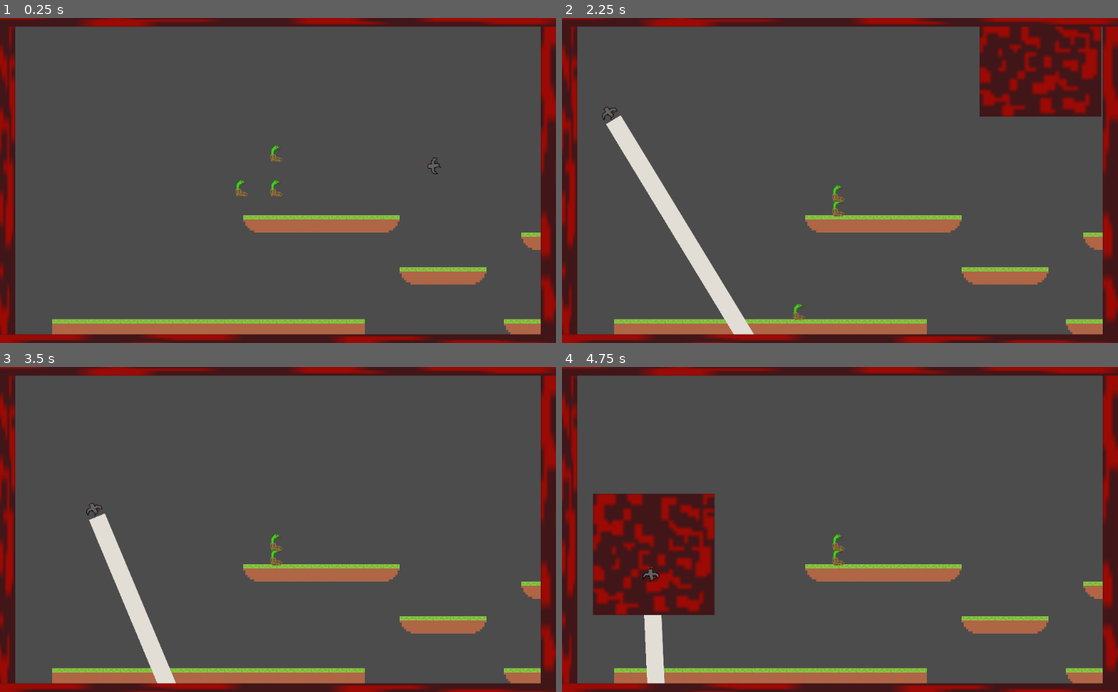
Above: before the commit, frames 1-4 (two rows, left to right).
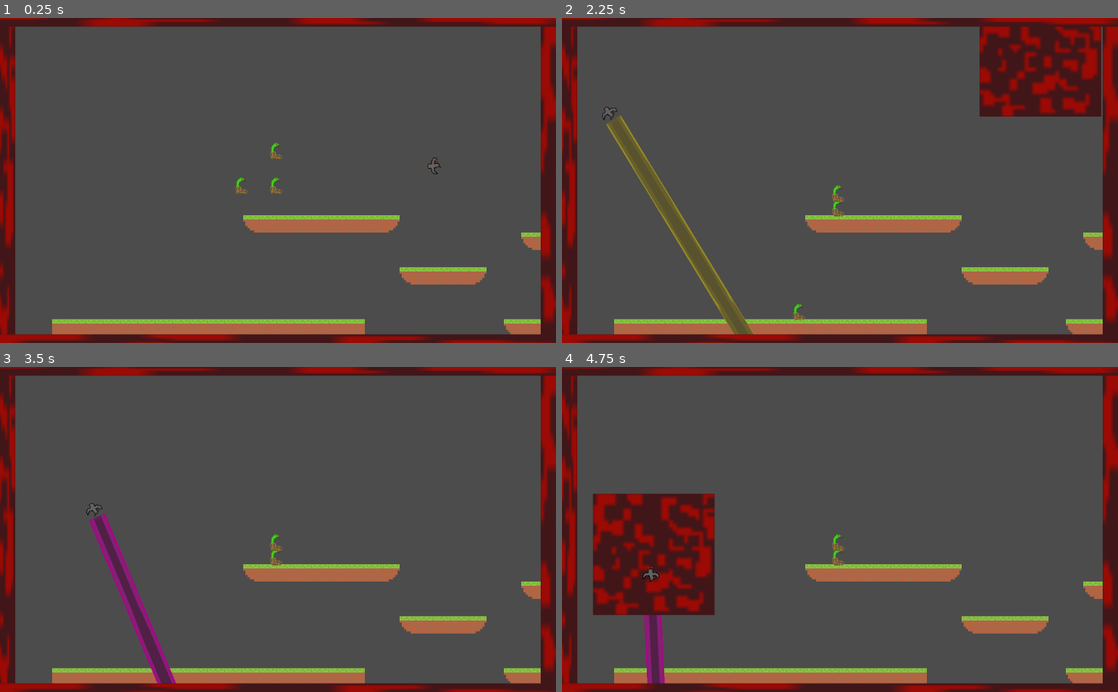
Above: after the commit, the same moments.

Repository: isaaclittler/Snake-In-Boot
Game: Godot game, scene res://Scenes/root.tscn
Same seed, same stepped clock (60 frames per second), same inputs: the game is played once before the commit and once after it.
Inputs:
- Up to frame 1 (0.25 s): no input
- Up to frame 2 (2.25 s): hold Right (bird_move_right) 0.53-2.03 s; tap Up (bird_ability_1) at 0.6 s; tap W (ui_up) at 0.77, 1.52 s; tap Down (bird_ability_2) at 1.35 s; hold Left (bird_move_left) from 2.03 s (still down); tap Z (bird_ability_3) at 2.1 s
- Up to frame 3 (3.5 s): release Left (bird_move_left) at 2.78 s; hold Right (bird_move_right) from 2.78 s (still down); tap X (bird_ability_4) at 2.85 s; tap W (ui_up) at 3.02 s
- Up to frame 4 (4.75 s): tap Up (bird_ability_1) at 3.6 s; tap W (ui_up) at 3.77, 4.52 s; release Right (bird_move_right) at 4.28 s; hold Left (bird_move_left) from 4.28 s (still down); tap Down (bird_ability_2) at 4.35 s

The runs differ from the first frame. In frame 1, 0.2% of the frame differs, in the area x 42-51%, y 38-55%; in frame 2, 2.5%, in the area x 7-35%, y 29-98%; in frame 3, 1.8%; in frame 4, 0.7%.

Commit message:
prelaser with delay to indicate laser incoming, movement tweaks

Diff:
--- a/Scenes/level1.tscn
+++ b/Scenes/level1.tscn
@@ -10,7 +10,7 @@
 [ext_resource path="res://Scenes/visionBlocker.gd" type="Script" id=8]
 [ext_resource path="res://Scripts/KinematicBody2D.gd" type="Script" id=9]
 [ext_resource path="res://Assets/bird1.png" type="Texture" id=10]
-[ext_resource path="res://Assets/tileSet1.png" type="Texture" id=11]
+[ext_resource path="res://Assets/lazer.png" type="Texture" id=11]
 
 [sub_resource type="CapsuleShape2D" id=1]
 
@@ -216,7 +216,7 @@
 collision_mask = 0
 occluder_light_mask = 1
 format = 1
-tile_data = PoolIntArray( -655313, 3, 0, -589777, 3, 0, -524241, 3, 0, -4587 …(1394 unchanged characters)…
+tile_data = PoolIntArray( -786427, 5, 0, -786426, 5, 0, -786425, 5, 0, -786424, 5, 0, -589834, 5, 0, -589833, 5, 0, -589832, 5, 0, -589831, 5, 0, -589830, 5, 0, -589829, 5, 0, -589828, 5, 0, -589827, 5, 0, -589826, 5, 0, -589825, 5, 0, -655360, 5, 0, -655359, 5, 0, -655358, 5, 0, -655357, 5, 0, -655356, 5, 0, -655355, 5, 0, -655354, 5, 0, -655353, 5, 0, -655352, 5, 0, -655351, 5, 0, -655350, 5, 0, -655349, 5, 0, -655348, 5, 0, -655347, 5, 0, -655346, 5, 0, -655345, 5, 0, -655344, 5, 0, -655343, 5, 0, -655342, 5, 0, -589803, 5, 0, -589802, 5, 0, -589801, 5, 0, -589800, 5, 0, -589799, 5, 0, -589798, 5, 0, -589797, 5, 0, -589796, 5, 0, -589795, 5, 0, -589794, 5, 0, -589793, 5, 0, -589792, 5, 0, -589791, 5, 0, -589790, 5, 0, -589789, 5, 0, -589777, 3, 0, -524241, 3, 0, -4587 …(1394 unchanged characters)…
 _sections_unfolded = [ "Collision", "Transform" ]
 
 [node name="Snake1" type="KinematicBody2D" parent="." index="2" groups=[
@@ -427,17 +427,17 @@
 
 [node name="laser" type="Sprite" parent="." index="7"]
 
-editor/display_folded = true
 position = Vector2( 0, -500 )
 scale = Vector2( 1, 16 )
 texture = ExtResource( 11 )
 offset = Vector2( 0, -17 )
 region_enabled = true
-region_rect = Rect2( 32, 0, 32, 32 )
-_sections_unfolded = [ "Transform" ]
+region_rect = Rect2( 35, 1, 32, 32 )
+_sections_unfolded = [ "Region", "Transform" ]
 
 [node name="Area2D" type="Area2D" parent="laser" index="0"]
 
+visible = false
 position = Vector2( 0, -1 )
 scale = Vector2( 1, 0.0666667 )
 input_pickable = true
@@ -456,6 +456,16 @@
 build_mode = 0
 polygon = PoolVector2Array( 16, 0, 16, -480, -16, -480, -16, 0 )
 
+[node name="prelaser" type="Sprite" parent="." index="8"]
+
+position = Vector2( 0, -500 )
+scale = Vector2( 1, 16 )
+texture = ExtResource( 11 )
+offset = Vector2( 0, -17 )
+region_enabled = true
+region_rect = Rect2( 1, 1, 32, 32 )
+_sections_unfolded = [ "Region", "Transform", "Z Index" ]
+
 [connection signal="area_entered" from="cameraControl/TopArea" to="Bird1" method="_on_TopArea_area_entered"]
 
 [connection signal="area_entered" from="cameraControl/BotArea" to="Bird1" method="_on_BotArea_area_entered"]
--- a/Scripts/KinematicBody2D.gd
+++ b/Scripts/KinematicBody2D.gd
@@ -12,6 +12,7 @@
 var dAbility3 = 0
 var lasering = false
 onready var laser = get_node("../laser")
+onready var prelaser = get_node("../prelaser")
 
 #func _ready():
 
@@ -69,8 +70,13 @@
 		lasering = true
 
 func laser():
-	laser.position = self.position
-	laser.rotation = self.rotation + PI * .5
+	if tAbility3 < 1:
+		prelaser.position = self.position
+		prelaser.rotation = self.rotation + PI * .5
+	else:
+		laser.position = self.position
+		laser.rotation = self.rotation + PI * .5
+		prelaser.position.y = 5000
 
 func _on_TopArea_area_entered(area):
 	self.position = Vector2(self.position.x, cameraHeight)
--- a/Scripts/Snake1.gd
+++ b/Scripts/Snake1.gd
@@ -5,9 +5,9 @@
 export var upInput = "ui_up"
 export var numAirJumps = 1
 
-const GRAVITY = 400.0
+const GRAVITY = 250.0
 const BASE_SPEED = 200
-const JUMP_SPEED = 300
+const JUMP_SPEED = 200
 
 var velocity = Vector2()
 var curAirJumps = 0
Binary file added: Assets/lazer.png
Not shown, added: Assets/lazer.png.import
